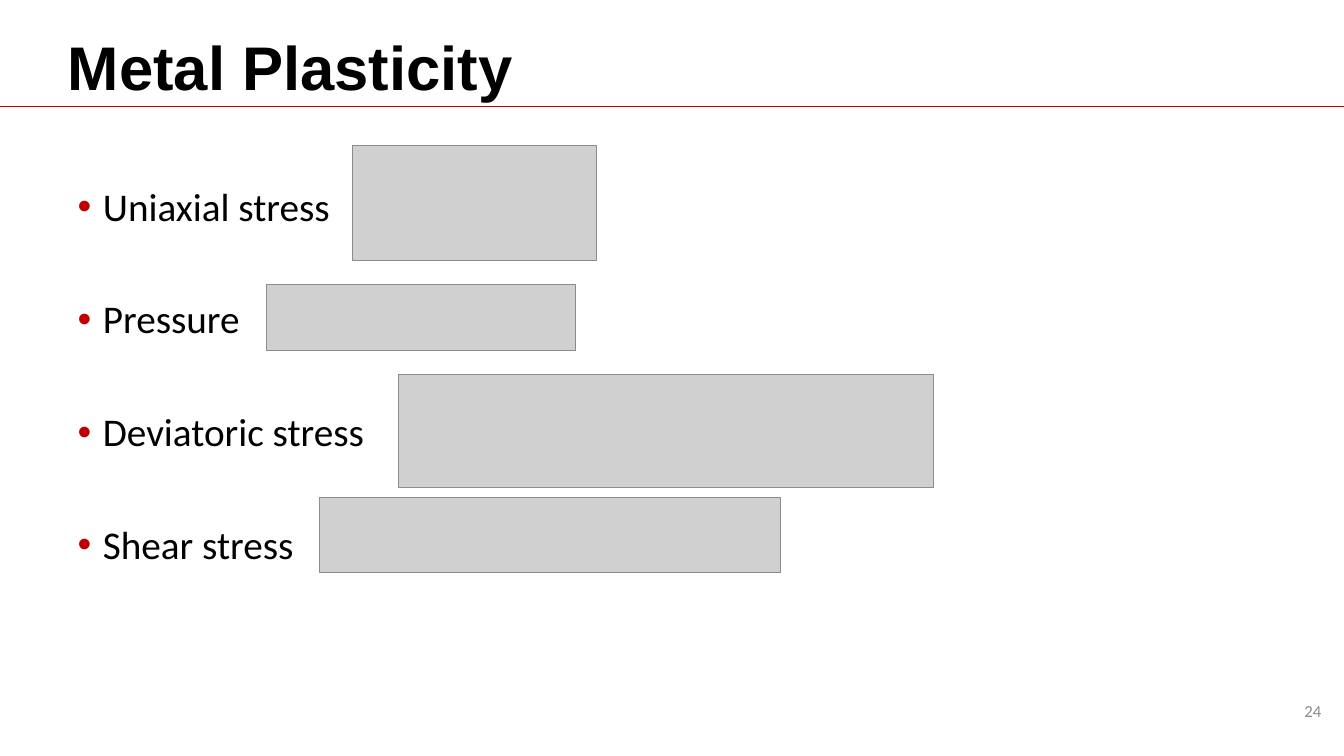
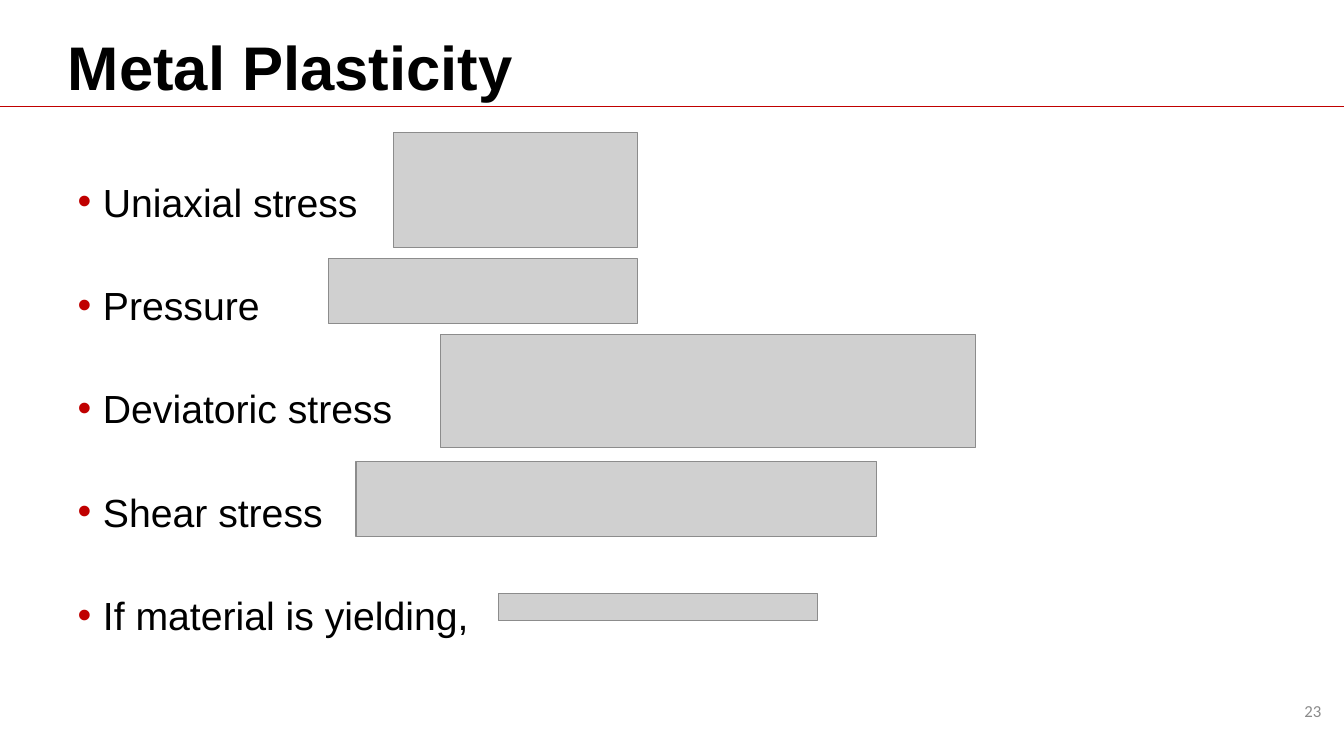
Before and after one commit to Batmanabcdefg/AbaqusTraining, a slide deck: slide 23 of Training.pptx (slide 24 before the commit). Drawn at 1344x756 pixels with LibreOffice and Linux fonts; fonts in the diff are those of the drawing; grey boxes stand for pictures; background and template pictures are left out. Boxes give left, top, right and bottom in pixels: in the first picture for what was removed or moved away, otherwise in the second. Text is boxed around its words. In the diff, an @@ line names an element or a change of style, - is before the commit and + after.

```diff
--- a/Training.pptx
+++ b/Training.pptx
@@ picture: place and size @@
-picture at [352, 145, 596, 260]
+picture at [393, 133, 637, 248]
@@ text at [103, 188, 392, 528]: font Calibri to Arial in "Uniaxial stress", "Pressure", "Deviatoric stress", "Shear stress"; line spacing 0.9 to 0.8 @@
@@ picture: place and size @@
-picture at [266, 284, 576, 350]
+picture at [329, 258, 638, 324]
@@ picture: place and size @@
-picture at [398, 374, 934, 487]
+picture at [441, 335, 976, 448]
@@ picture added at [356, 462, 877, 536] @@
@@ picture removed at [320, 498, 781, 573] @@
@@ picture added at [499, 593, 818, 620] @@
@@ text at [103, 601, 469, 638]: paragraph added @@
+• If material is yielding,
@@ page number at [1304, 706, 1321, 717]: text changed @@
-24
+23
```
Also in this commit, not shown: 12 other slides changed, 6 slides added, 2 slides removed.
